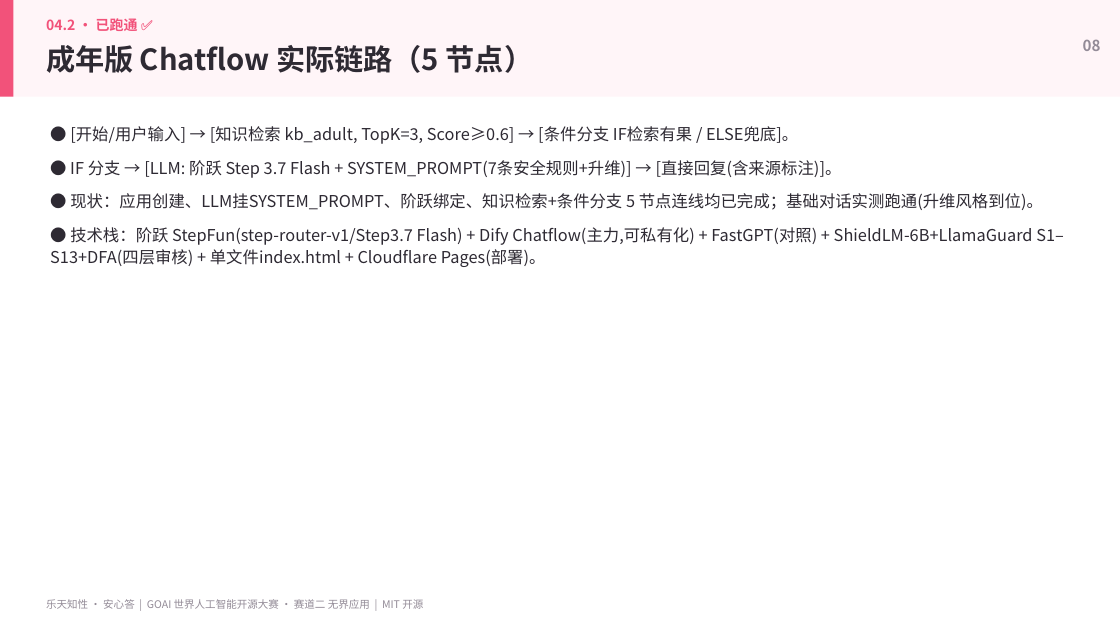
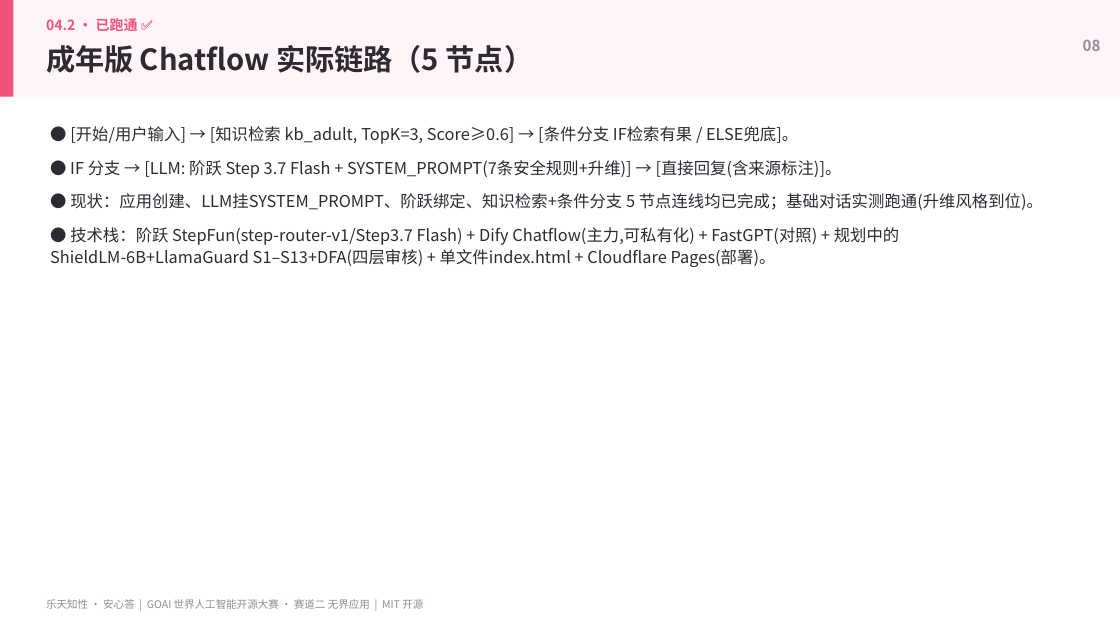
Before and after one commit to mlx969/-Finn, a slide deck: slide 8 of presentation.pptx. Drawn at 1120x630 pixels with LibreOffice and Linux fonts; fonts in the diff are those of the drawing. Boxes give left, top, right and bottom in pixels: in the first picture for what was removed or moved away, otherwise in the second. Text is boxed around its words. In the diff, an @@ line names an element or a change of style, - is before the commit and + after.

```diff
--- a/presentation.pptx
+++ b/presentation.pptx
@@ text at bbox=[50, 227, 899, 267]: text changed @@
-● 技术栈：阶跃 StepFun(step-router-v1/Step3.7 Flash) + Dify Chatflow(主力,可私有化) + FastGPT(对照) + ShieldLM-6B+LlamaGuard S1–S13+DFA(四层审核) + 单文件index.html + Cloudflare Pages(部署)。
+● 技术栈：阶跃 StepFun(step-router-v1/Step3.7 Flash) + Dify Chatflow(主力,可私有化) + FastGPT(对照) + 规划中的 ShieldLM-6B+LlamaGuard S1–S13+DFA(四层审核) + 单文件index.html + Cloudflare Pages(部署)。
```
Also in this commit, not shown: 12 other slides changed, 24 other files.
